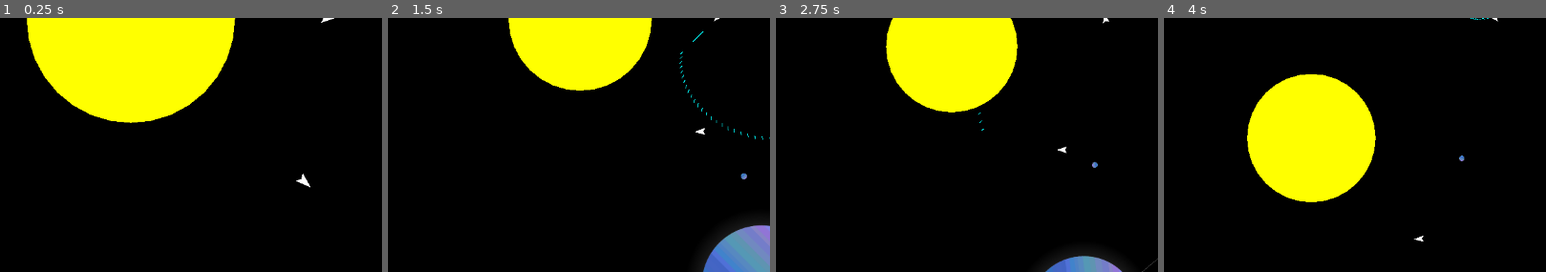
Above: before the commit, frames 1-4 (left to right).
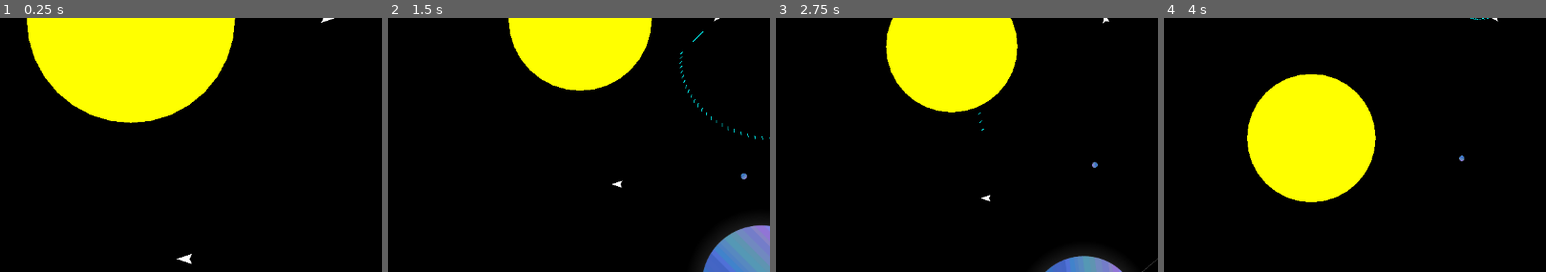
Above: after the commit, the same moments.

Repository: Boyquotes/godot-space-game
Game: Godot game, scene res://World.tscn
Two runs of this game, one before a commit and one after it. Both use one fixed random seed, a clock stepped at 60 frames per second and the inputs below.
Inputs:
- Up to frame 1 (0.25 s): no input
- Up to frame 2 (1.5 s): hold D (right) 0.53-1.28 s; hold Space (shoot) 0.53-1.28 s; hold S (backward) from 1.28 s (still down); tap Space (shoot) at 1.35 s
- Up to frame 3 (2.75 s): release S (backward) at 2.03 s; hold D (right) from 2.03 s (still down); hold Space (shoot) from 2.03 s (still down)
- Up to frame 4 (4 s): release D (right) at 2.78 s; release Space (shoot) at 2.78 s; hold W (forward) 2.78-3.53 s; tap Space (shoot) at 2.85 s; hold A (left) from 3.53 s (still down); hold Space (shoot) from 3.53 s (still down)
The pictures show only the part of the screen within x 7-57%, y 50-100%; the shares and areas given below are measured in that part.

The runs differ from the first frame. In frame 1, 0.2% of the frame differs, in the area x 46-82%, y 61-97%; in frame 2, less than 0.1%; in frame 3, less than 0.1%; in frame 4, less than 0.1%.

Commit message:
temporarily gave up on AI turning

Diff:
--- a/AIShip.gd
+++ b/AIShip.gd
@@ -27,21 +27,13 @@
 	var to_target = global_position - target.global_position
 
 	# rotate towards target
-	var desired_angle = fposmod(to_target.angle() + PI, PI * 2)
-	var desired_rot = fposmod(desired_angle - rotation, PI * 2)
-	var max_rot = sign(desired_rot) * rot_speed
-
-	rotation = fposmod(rotation, PI * 2)
-
-	if rotation < desired_angle:
-		rotation += max_rot * delta
-	else:
-		rotation -= max_rot * delta
+	var desired_angle = to_target.angle() + PI
+	rotation = desired_angle
 
 	# control speed
 	var length = to_target.length()
-	#if length > 75:
-	#	thrust(delta)
+	if length > 75:
+		thrust(delta)
 
 	move_and_collide(vel * delta)
 
@@ -54,3 +46,7 @@
 
 func _on_AttackRadius_body_entered(body):
 	target = body
+
+func _on_LeaveAloneRadius_body_exited(body):
+	if body == target:
+		target = null
--- a/AIShip.tscn
+++ b/AIShip.tscn
@@ -1,10 +1,13 @@
-[gd_scene load_steps=4 format=2]
+[gd_scene load_steps=5 format=2]
 
 [ext_resource path="res://sprites/ship.png" type="Texture" id=1]
 [ext_resource path="res://AIShip.gd" type="Script" id=2]
 
 [sub_resource type="CircleShape2D" id=1]
-radius = 300.0
+radius = 500.0
+
+[sub_resource type="CircleShape2D" id=2]
+radius = 900.0
 
 [node name="AIShip" type="KinematicBody2D"]
 collision_layer = 4
@@ -28,4 +31,12 @@
 
 [node name="CollisionShape2D" type="CollisionShape2D" parent="AttackRadius"]
 shape = SubResource( 1 )
+
+[node name="LeaveAloneRadius" type="Area2D" parent="."]
+collision_layer = 0
+collision_mask = 4
+
+[node name="CollisionShape2D" type="CollisionShape2D" parent="LeaveAloneRadius"]
+shape = SubResource( 2 )
 [connection signal="body_entered" from="AttackRadius" to="." method="_on_AttackRadius_body_entered"]
+[connection signal="body_exited" from="LeaveAloneRadius" to="." method="_on_LeaveAloneRadius_body_exited"]
--- a/World.tscn
+++ b/World.tscn
@@ -13,4 +13,4 @@
 position = Vector2( 451.164, 386.363 )
 
 [node name="AIShip" parent="." instance=ExtResource( 4 )]
-position = Vector2( 785.785, 700.692 )
+position = Vector2( 553.954, 847.816 )
Not shown, changed: .mono/metadata/ide_messaging_meta.txt
